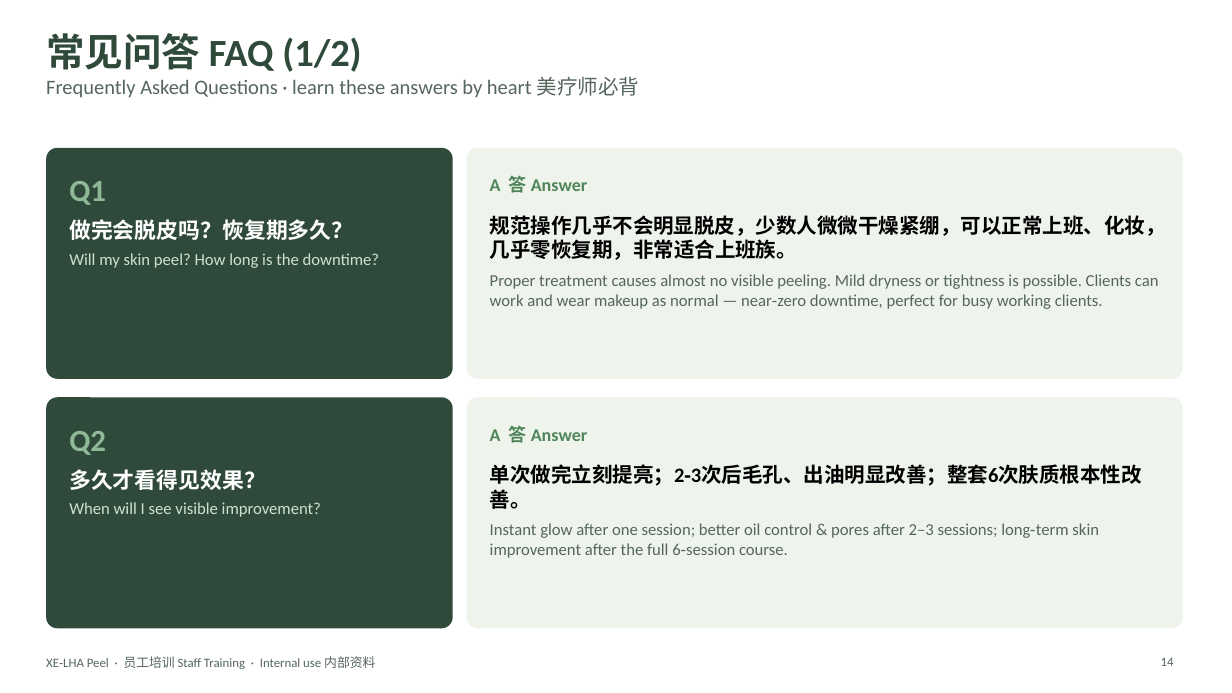
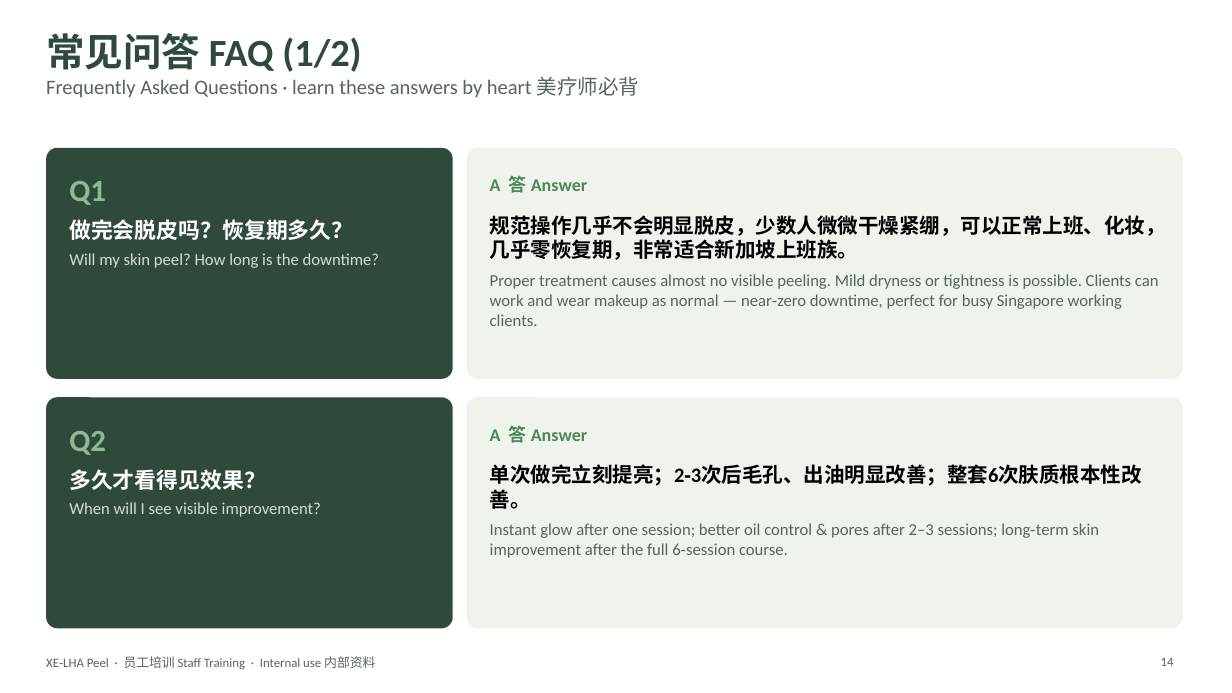
Before and after one commit to wanxinlee/cautious-computing-machine, a slide deck: slide 14 of XE-LHA-Peel-Staff-Training.pptx. Drawn at 1232x693 pixels with LibreOffice and Linux fonts; fonts in the diff are those of the drawing. Boxes give left, top, right and bottom in pixels: in the first picture for what was removed or moved away, otherwise in the second. Text is boxed around its words. In the diff, an @@ line names an element or a change of style, - is before the commit and + after.

```diff
--- a/XE-LHA-Peel-Staff-Training.pptx
+++ b/XE-LHA-Peel-Staff-Training.pptx
@@ text at (490, 215, 1166, 326): text changed @@
-规范操作几乎不会明显脱皮，少数人微微干燥紧绷，可以正常上班、化妆，几乎零恢复期，非常适合上班族。
-Proper treatment causes almost no visible peeling. Mild dryness or tightness is possible. Clients can work and wear makeup as normal — near‑zero downtime, perfect for busy working clients.
+规范操作几乎不会明显脱皮，少数人微微干燥紧绷，可以正常上班、化妆，几乎零恢复期，非常适合新加坡上班族。
+Proper treatment causes almost no visible peeling. Mild dryness or tightness is possible. Clients can work and wear makeup as normal — near‑zero downtime, perfect for busy Singapore working clients.
```
Also in this commit, not shown: 5 other slides changed.
